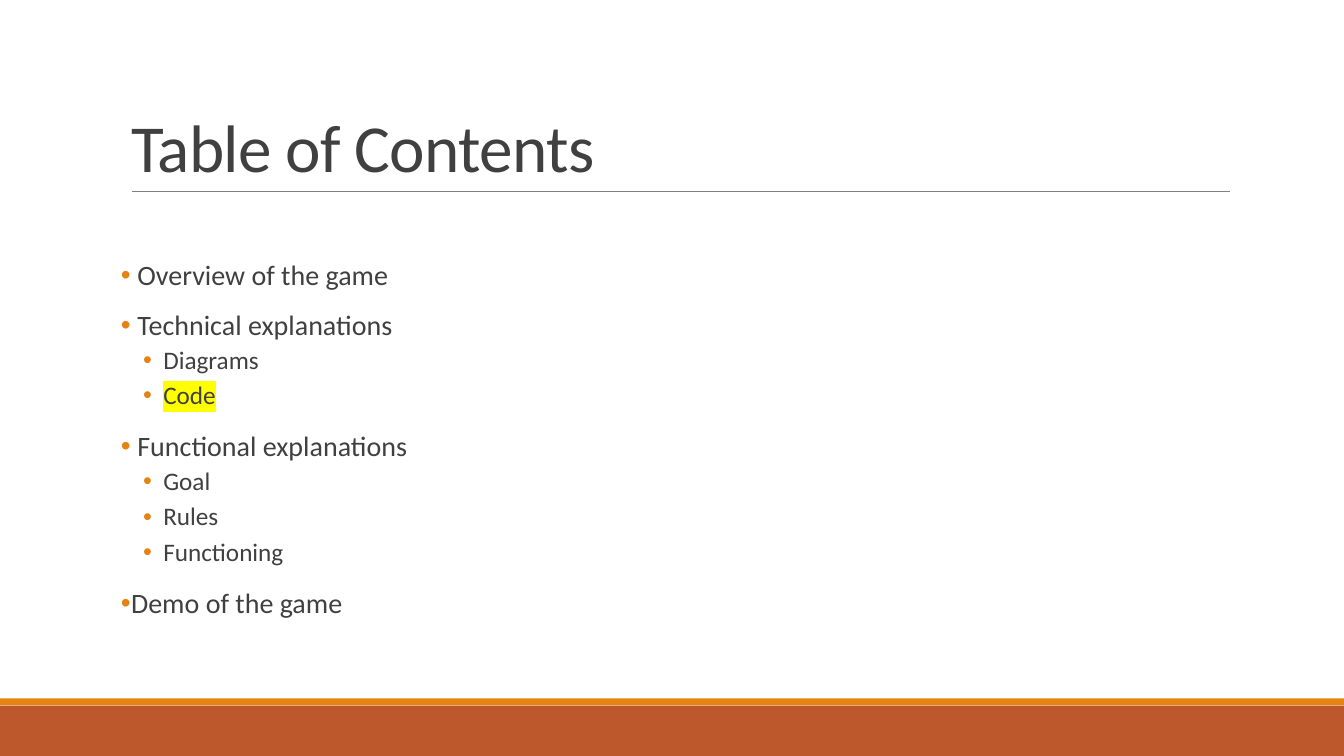
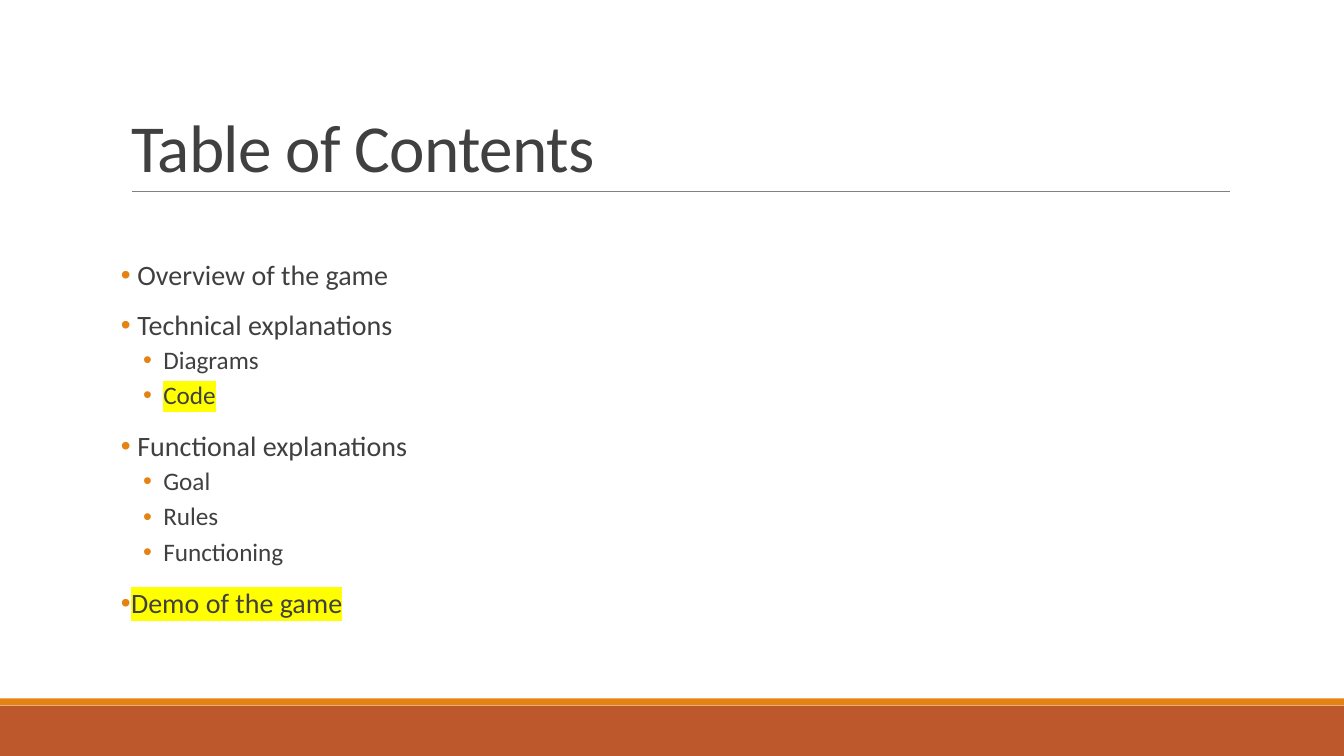
Before and after one commit to Studisys/Lorann-Java-Project----Exia-CESI-A1, a slide deck: slide 3 of Deliverables/Lorann - PowerPoint.pptx. Drawn at 1344x756 pixels with LibreOffice and Linux fonts; fonts in the diff are those of the drawing. Boxes give left, top, right and bottom in pixels: in the first picture for what was removed or moved away, otherwise in the second. Text is boxed around its words. In the diff, an @@ line names an element or a change of style, - is before the commit and + after.

Commit message:
edit pptx (another one)

```diff
--- a/Deliverables/Lorann - PowerPoint.pptx
+++ b/Deliverables/Lorann - PowerPoint.pptx
@@ text at (131,593,342,618): highlight none to #FFFF00 in "Demo of the game" @@
```
